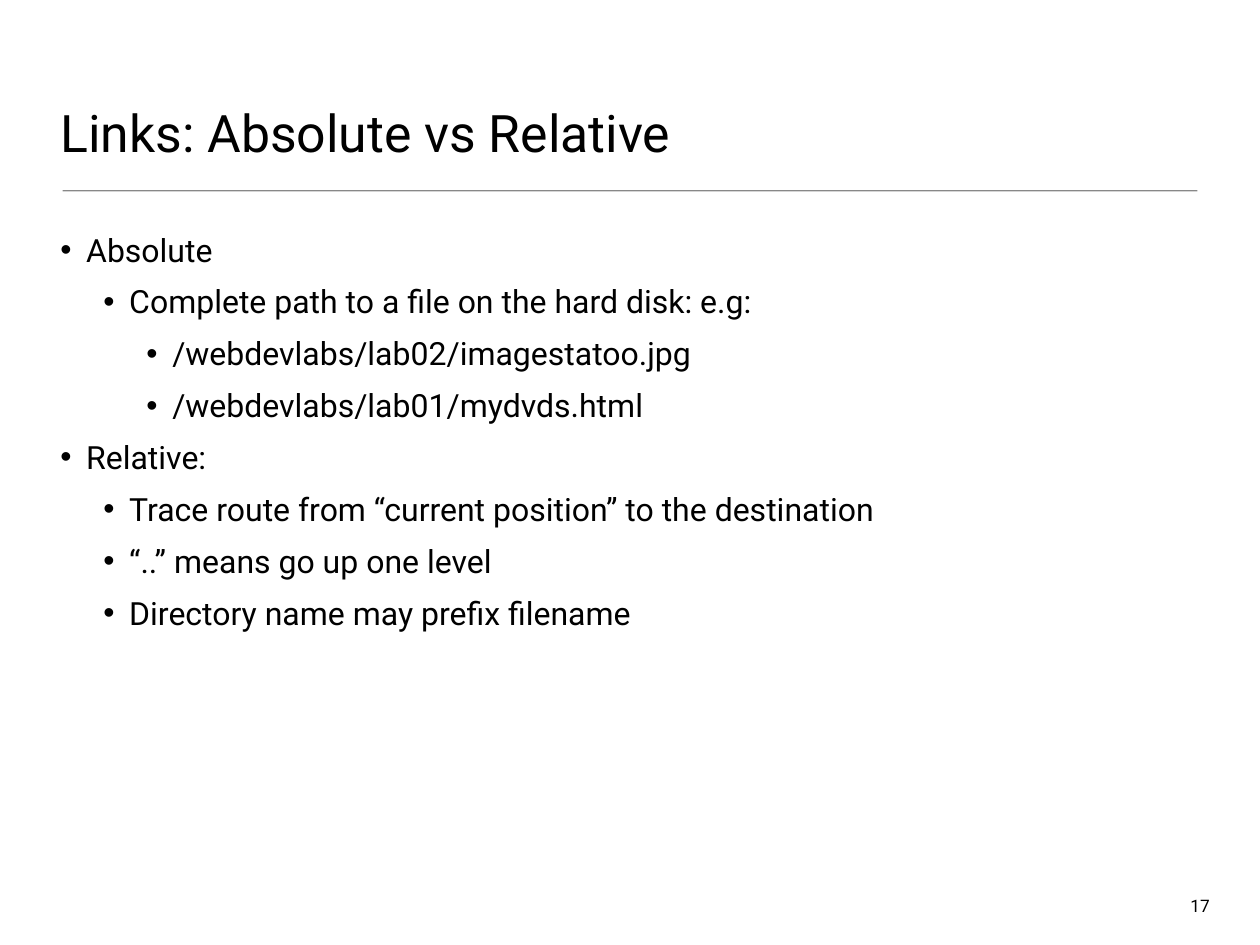
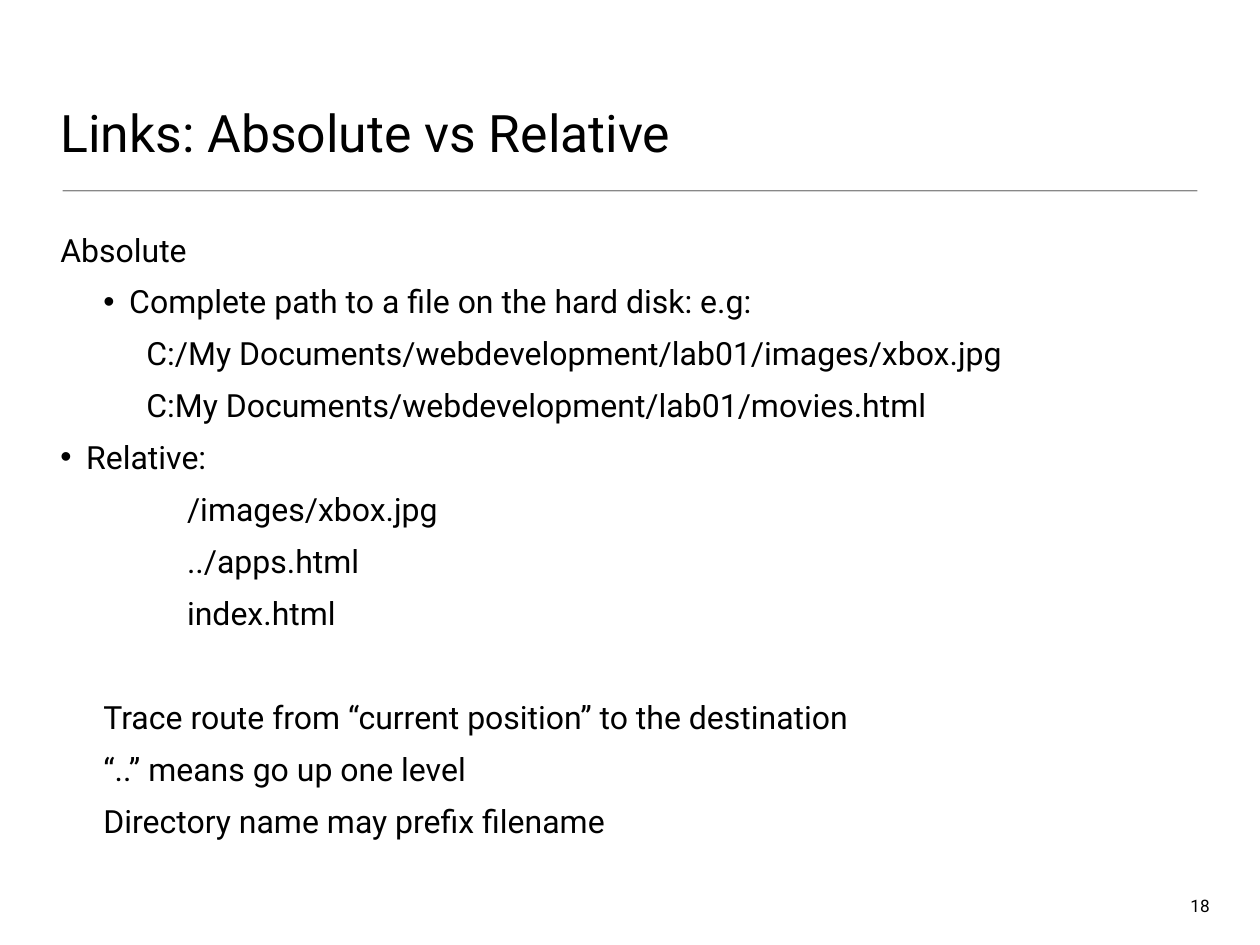
Before and after one commit to wit-web-dev-2015/web-dev-1, a slide deck: slide 18 of topic01/talk-2/b-html-page-structure.pptx (slide 17 before the commit). Drawn at 1260x945 pixels with LibreOffice and Linux fonts; fonts in the diff are those of the drawing. Boxes give left, top, right and bottom in pixels: in the first picture for what was removed or moved away, otherwise in the second. Text is boxed around its words. In the diff, an @@ line names an element or a change of style, - is before the commit and + after.

```diff
--- a/topic01/talk-2/b-html-page-structure.pptx
+++ b/topic01/talk-2/b-html-page-structure.pptx
@@ text at box(60, 238, 848, 840): bullet • to none @@
@@ text at box(146, 341, 1001, 424): text changed @@
-    • /webdevlabs/lab02/imagestatoo.jpg
-    • /webdevlabs/lab01/mydvds.html
+    C:/My Documents/webdevelopment/lab01/images/xbox.jpg
+    C:My Documents/webdevelopment/lab01/movies.html
@@ text at box(187, 497, 438, 626): paragraphs added @@
+  /images/xbox.jpg
+  ../apps.html
+  index.html
@@ page number at box(1190, 899, 1209, 912): text changed @@
-17
+18
```
Also in this commit, not shown: 7 other slides changed, 5 slides added, 3 slides removed, 10 other files.
